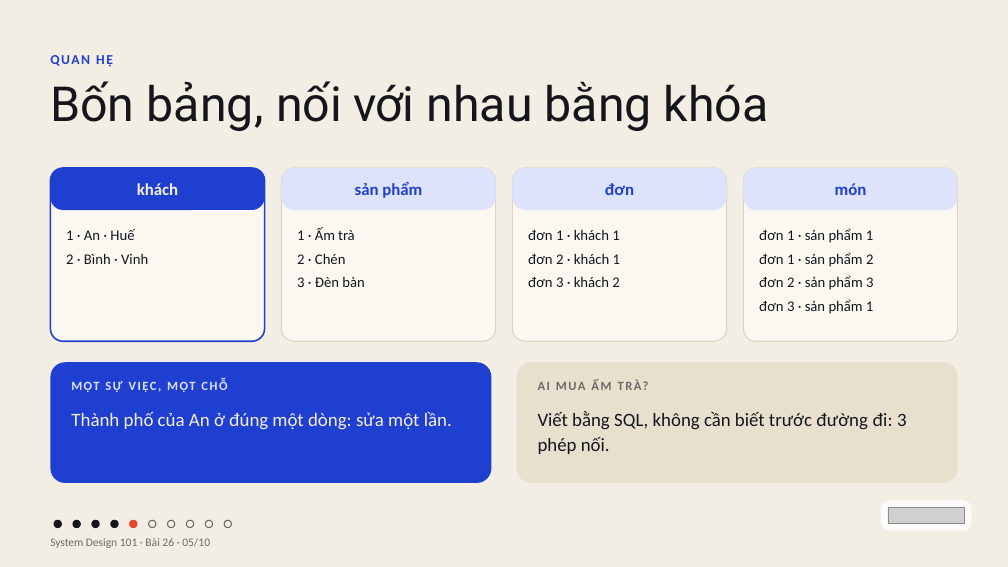
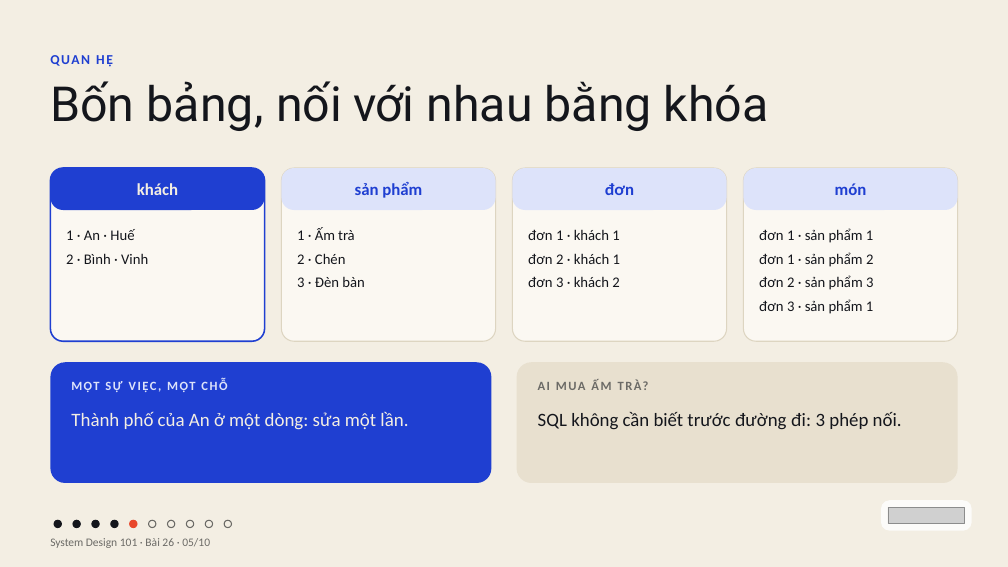
Before and after one commit to vohoailinh90/tool-marketing-studio, a slide deck: slide 5 of system-design-101/vi/lessons/sd-04-026/slides/sd-04-026.pptx. Drawn at 1008x567 pixels with LibreOffice and Linux fonts; fonts in the diff are those of the drawing; grey boxes stand for pictures. Boxes give left, top, right and bottom in pixels: in the first picture for what was removed or moved away, otherwise in the second. Text is boxed around its words. In the diff, an @@ line names an element or a change of style, - is before the commit and + after.

```diff
--- a/system-design-101/vi/lessons/sd-04-026/slides/sd-04-026.pptx
+++ b/system-design-101/vi/lessons/sd-04-026/slides/sd-04-026.pptx
@@ text at (71,412,408,430): text changed @@
-Thành phố của An ở đúng một dòng: sửa một lần.
+Thành phố của An ở một dòng: sửa một lần.
@@ text at (538,412,902,430): text changed @@
-Viết bằng SQL, không cần biết trước đường đi: 3 phép nối.
+SQL không cần biết trước đường đi: 3 phép nối.
```
Also in this commit, not shown: 4 other slides changed, 4 other files.
